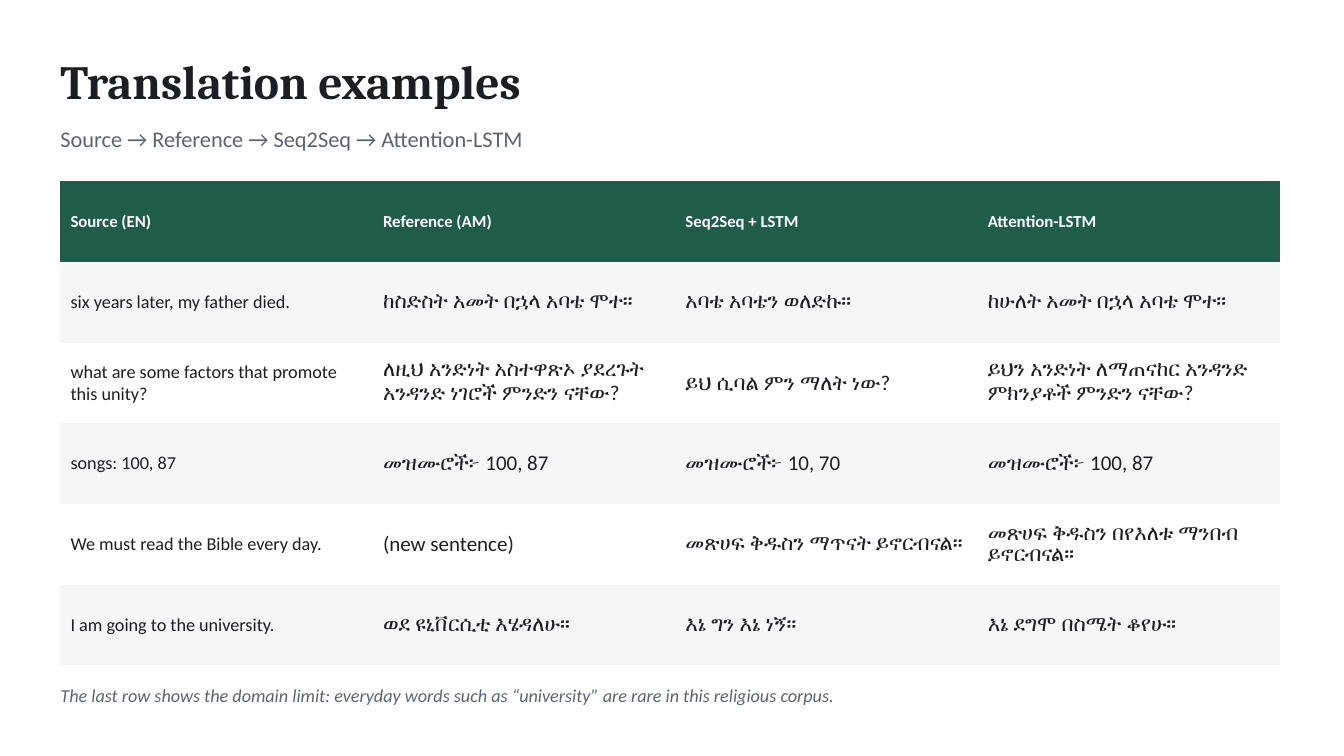
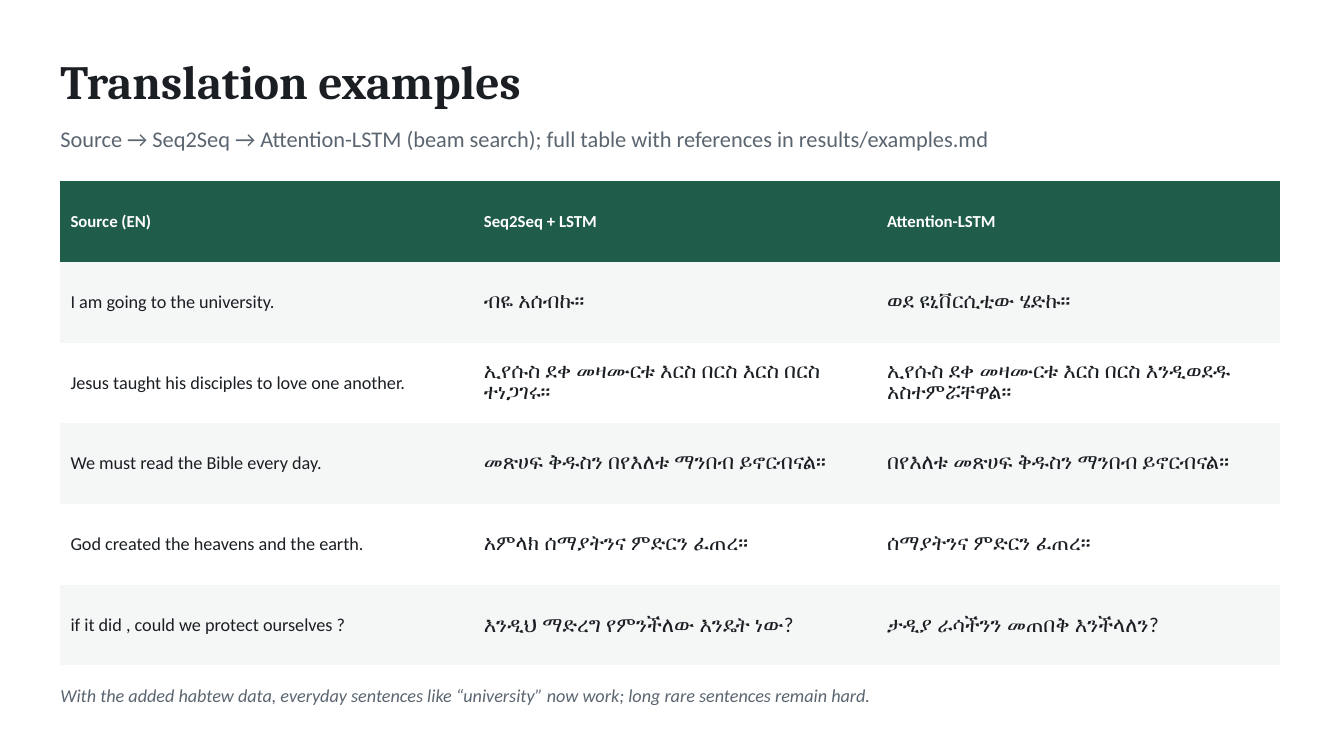
Before and after one commit to Esraprojects/deep_learning-amharic_translation-using-seq2seq, a slide deck: slide 7 of report/presentation.pptx. Drawn at 1344x756 pixels with LibreOffice and Linux fonts; fonts in the diff are those of the drawing. Boxes give left, top, right and bottom in pixels: in the first picture for what was removed or moved away, otherwise in the second. Text is boxed around its words. In the diff, an @@ line names an element or a change of style, - is before the commit and + after.

```diff
--- a/report/presentation.pptx
+++ b/report/presentation.pptx
@@ text at box(60, 131, 988, 151): text changed @@
-Source → Reference → Seq2Seq → Attention-LSTM
+Source → Seq2Seq → Attention-LSTM (beam search); full table with references in results/examples.md
@@ table at box(60, 181, 1280, 638) @@
-column 1: Source (EN) | six years later, my father died. | what are some factors that promote this unity? | songs: 100, 87 | We must read the Bible every day. | I am going to the university.
-column 2: Reference (AM) | ከስድስት አመት በኋላ አባቴ ሞተ። | ለዚህ አንድነት አስተዋጽኦ ያደረጉት አንዳንድ ነገሮች ምንድን ናቸው? | መዝሙሮች፦ 100, 87 | (new sentence) | ወደ ዩኒቨርሲቲ እሄዳለሁ።
-column 3: Seq2Seq + LSTM | አባቴ አባቴን ወለድኩ። | ይህ ሲባል ምን ማለት ነው? | መዝሙሮች፦ 10, 70 | መጽሀፍ ቅዱስን ማጥናት ይኖርብናል። | እኔ ግን እኔ ነኝ።
-column 4: Attention-LSTM | ከሁለት አመት በኋላ አባቴ ሞተ። | ይህን አንድነት ለማጠናከር አንዳንድ ምክንያቶች ምንድን ናቸው? | መዝሙሮች፦ 100, 87 | መጽሀፍ ቅዱስን በየእለቱ ማንበብ ይኖርብናል። | እኔ ደግሞ በስሜት ቆየሁ።
+column 1: Source (EN) | I am going to the university. | Jesus taught his disciples to love one another. | We must read the Bible every day. | God created the heavens and the earth. | if it did , could we protect ourselves ?
+column 2: Seq2Seq + LSTM | ብዬ አሰብኩ። | ኢየሱስ ደቀ መዛሙርቱ እርስ በርስ እርስ በርስ ተነጋገሩ። | መጽሀፍ ቅዱስን በየእለቱ ማንበብ ይኖርብናል። | አምላክ ሰማያትንና ምድርን ፈጠረ። | እንዲህ ማድረግ የምንችለው እንዴት ነው?
+column 3: Attention-LSTM | ወደ ዩኒቨርሲቲው ሄድኩ። | ኢየሱስ ደቀ መዛሙርቱ እርስ በርስ እንዲወደዱ አስተምሯቸዋል። | በየእለቱ መጽሀፍ ቅዱስን ማንበብ ይኖርብናል። | ሰማያትንና ምድርን ፈጠረ። | ታዲያ ራሳችንን መጠበቅ እንችላለን?
@@ text at box(60, 689, 870, 705): text changed @@
-The last row shows the domain limit: everyday words such as “university” are rare in this religious corpus.
+With the added habtew data, everyday sentences like “university” now work; long rare sentences remain hard.
```
Also in this commit, not shown: 7 other slides changed, 37 other files.
